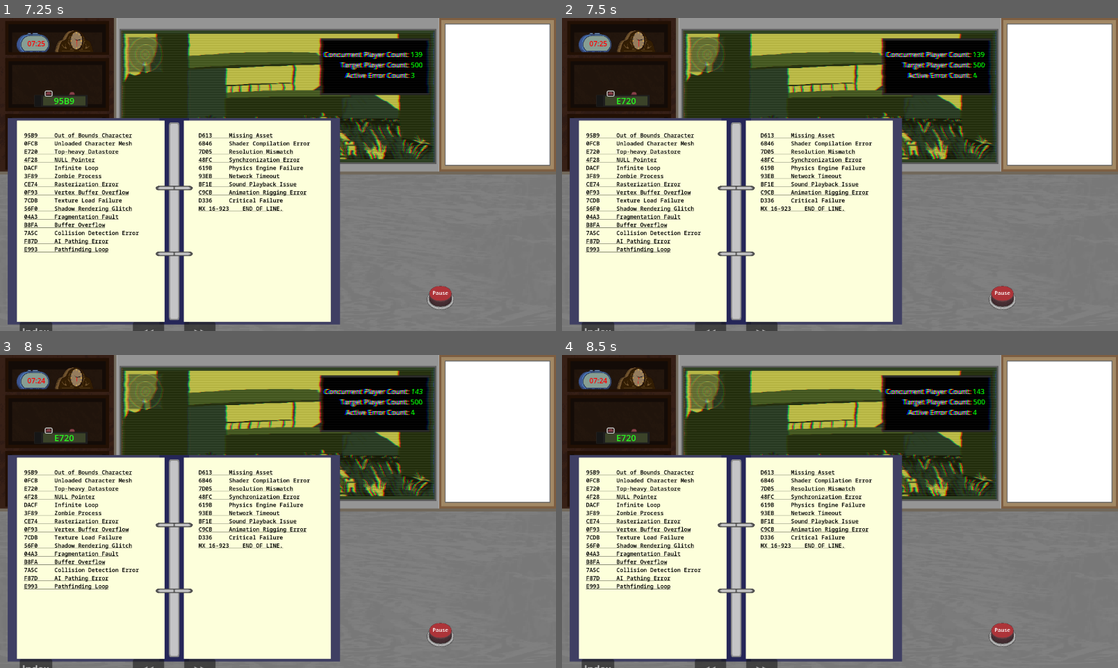
Above: before the commit, frames 1-4 (two rows, left to right).
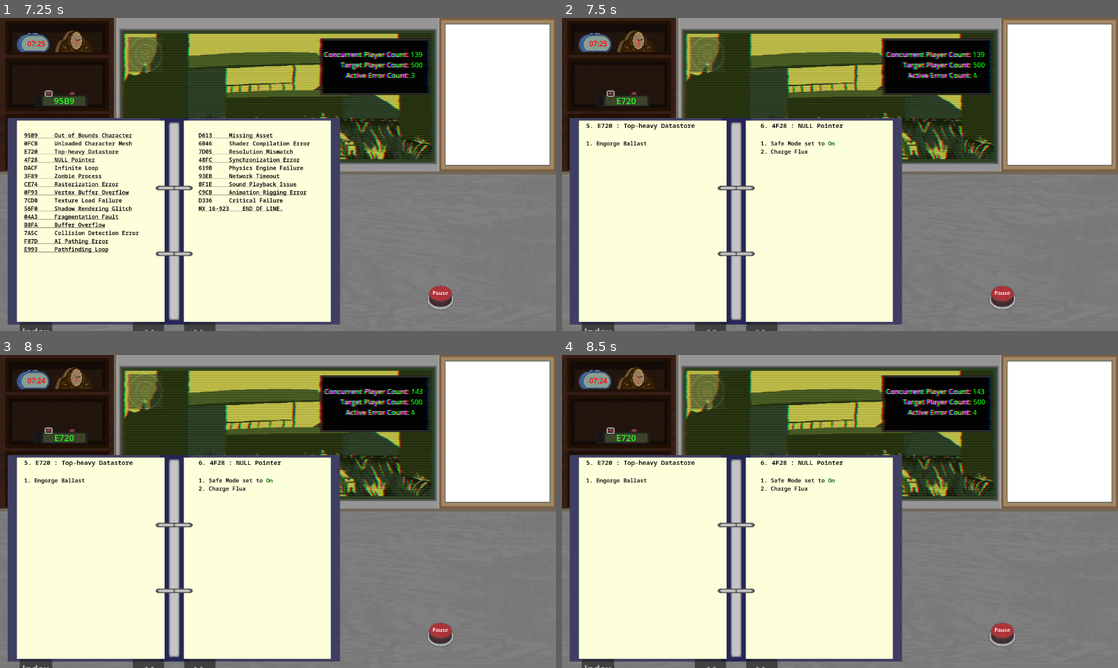
Above: after the commit, the same moments.

Repository: Carth501/team-ferret
Game: Godot game, scene res://scenes/main_menu.tscn
The game is run twice, just before and just after one commit, with the same random seed, the same clock (stepped at 60 frames per second) and the same inputs. Sound files missing from this copy of the repository are replaced by a short silence.
Inputs (mouse positions are in pixels of both pictures, inside the frame that each line leads up to):
- Up to frame 1 (7.25 s): click "NEW GAME" at 0.5 s; click "CONTINUE" at 1.25 s; click (27, 140) at 2 s; click (72, 93) at 2.75 s; click (72, 93) at 3.5 s; click (144, 208) at 4.27 s; click (50, 93) at 5 s; click (144, 208) at 5.77 s; click (50, 93) at 6.5 s
- Up to frame 2 (7.5 s): click (589, 140) at 7.25 s
- Up to frame 3 (8 s): no input
- Up to frame 4 (8.5 s): click (706, 545) at 8.02 s

Frame 1 is identical in both runs. In frame 2, 4.0% of the frame differs, in the area x 4-56%, y 33-76%; in frame 3, 4.0%; in frame 4, 4.0%.

Commit message:
fix bug with jumping to index

Diff:
--- a/scenes/manual.tscn
+++ b/scenes/manual.tscn
@@ -45,3 +45,4 @@
 [connection signal="next_page" from="manual_book" to="." method="next_page"]
 [connection signal="prev_page" from="manual_book" to="." method="prev_page"]
 [connection signal="to_index" from="manual_book" to="." method="jump_to_index"]
+[connection signal="to_page" from="manual_book" to="." method="jump_to_page"]
--- a/scenes/manual_book.tscn
+++ b/scenes/manual_book.tscn
@@ -47,7 +47,7 @@
 [node name="left_text" type="RichTextLabel" parent="TextureRect/MarginContainer/HBoxContainer/left_page"]
 custom_minimum_size = Vector2(0, 500)
 layout_mode = 2
-mouse_filter = 2
+mouse_filter = 1
 theme = ExtResource("2_8r16f")
 theme_override_colors/default_color = Color(0, 0, 0, 1)
 theme_override_font_sizes/normal_font_size = 18
@@ -77,7 +77,7 @@
 [node name="right_text" type="RichTextLabel" parent="TextureRect/MarginContainer/HBoxContainer/right_page"]
 custom_minimum_size = Vector2(0, 500)
 layout_mode = 2
-mouse_filter = 2
+mouse_filter = 1
 theme = ExtResource("2_8r16f")
 theme_override_colors/default_color = Color(0, 0, 0, 1)
 theme_override_font_sizes/normal_font_size = 18
@@ -112,6 +112,8 @@
 [connection signal="gui_input" from="TextureRect/MarginContainer" to="." method="_on_gui_input"]
 [connection signal="mouse_entered" from="TextureRect/MarginContainer" to="." method="_on_mouse_entered"]
 [connection signal="mouse_exited" from="TextureRect/MarginContainer" to="." method="_on_mouse_exited"]
+[connection signal="meta_clicked" from="TextureRect/MarginContainer/HBoxContainer/left_page/left_text" to="." method="parse_hyperlink"]
+[connection signal="meta_clicked" from="TextureRect/MarginContainer/HBoxContainer/right_page/right_text" to="." method="parse_hyperlink"]
 [connection signal="pressed" from="prev_button" to="." method="prev_button"]
 [connection signal="pressed" from="next_button" to="." method="next_button"]
 [connection signal="pressed" from="jump_to_index" to="." method="index_shortcut"]
--- /dev/null
+++ b/scenes/tutorial.tscn
@@ -0,0 +1,21 @@
+[gd_scene load_steps=3 format=3 uid="uid://d11wftkvvfdkh"]
+
+[ext_resource type="Texture2D" path="res://assets/images/options/Shareholders Options SelectionPen.png" id="1_ibygx"]
+[ext_resource type="Script" path="res://scripts/tutorial.gd" id="1_mjtn5"]
+
+[node name="Tutorial" type="Control" node_paths=PackedStringArray("circle")]
+layout_mode = 3
+anchors_preset = 2
+anchor_top = 1.0
+anchor_bottom = 1.0
+grow_vertical = 0
+mouse_filter = 1
+script = ExtResource("1_mjtn5")
+circle = NodePath("Circle")
+
+[node name="Circle" type="TextureRect" parent="."]
+layout_mode = 0
+offset_right = 40.0
+offset_bottom = 40.0
+mouse_filter = 2
+texture = ExtResource("1_ibygx")
--- a/scripts/manual.gd
+++ b/scripts/manual.gd
@@ -20,7 +20,6 @@
 
 
 func toggle_manual_popup():
-	#popup.visible = !popup.visible
 	manual_book.visible = !manual_book.visible
 	write_pages()
 
@@ -45,14 +44,12 @@
 		count += 1
 	var i = 0
 	for page_string in pages_index:
-		print(str("page_string ", page_string))
 		var new_page = {
 			"index": true,
 			"body": page_string,
 			"page_number": i
 		}
 		pages.append(new_page)
-		print(str("pages ", pages))
 		i += 1
 
 func build_error_list(error_list, control_list):
@@ -103,6 +100,8 @@
 				open_index_page(r_body, current_page_index + 1)
 			else:
 				open_content_page(r_header, r_body, current_page_index + 1)
+		else:
+			r_body.text = ""
 
 func check_index(page) -> bool:
 	return pages[page].has("index") && pages[page].index
@@ -121,9 +120,9 @@
 
 func clear_pages():
 	l_header.text = ""
-	l_body.clear()
+	l_body.text = ""
 	r_header.text = ""
-	r_body.clear()
+	r_body.text = ""
 
 func prev_page():
 	if current_page_index > 1:
@@ -138,11 +137,6 @@
 		current_page_index += 2
 		write_pages()
 
-func parse_hyperlink(meta: Variant):
-	var parsedResult = JSON.parse_string(meta)
-	if(parsedResult.has("page")):
-		jump_to_page(parsedResult.page)
-
 func jump_to_page(index: int):
 	if(index % 2 == 1):
 		index -= 1
--- a/scripts/manual_book.gd
+++ b/scripts/manual_book.gd
@@ -9,6 +9,7 @@
 signal next_page
 signal prev_page
 signal to_index
+signal to_page(number: int)
 
 var drag_offset: Vector2
 var initial_position: Vector2
@@ -42,3 +43,8 @@
 
 func index_shortcut():
 	to_index.emit()
+
+func parse_hyperlink(meta: Variant):
+	var parsedResult = JSON.parse_string(meta)
+	if(parsedResult.has("page")):
+		to_page.emit(parsedResult.page)
Not shown: 1 places in scenes/manual_book.tscn that only renumber resources
